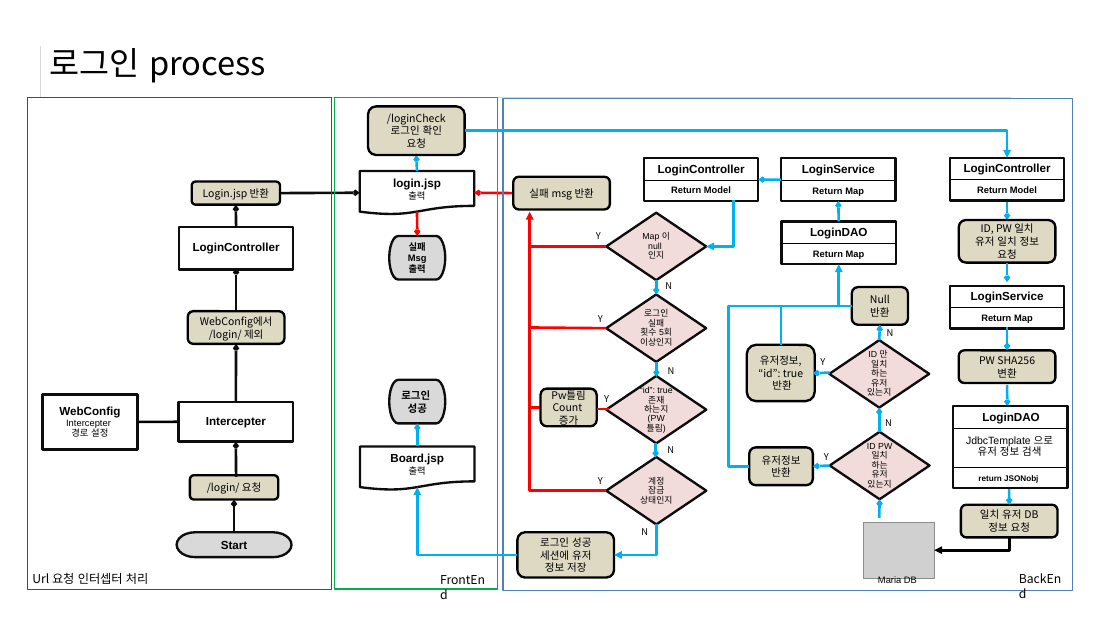
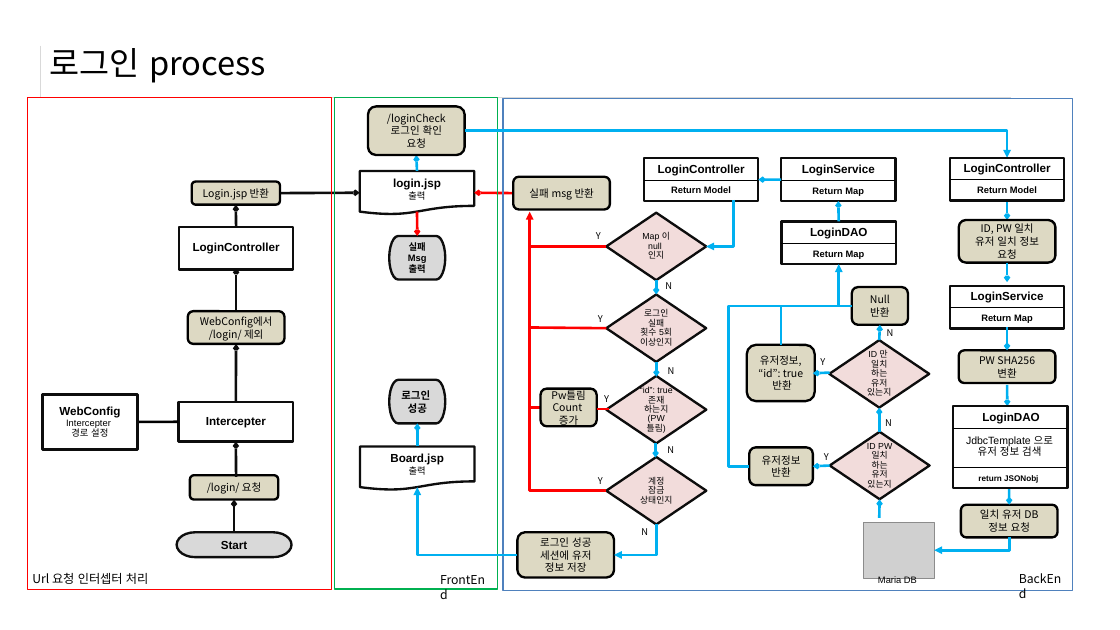
Before and after one commit to sujin9335/ERD, a slide deck: slide 5 of 김수진4.pptx. Drawn at 1120x630 pixels with LibreOffice and Linux fonts; fonts in the diff are those of the drawing; grey boxes stand for pictures. Boxes give left, top, right and bottom in pixels: in the first picture for what was removed or moved away, otherwise in the second. Text is boxed around its words. In the diff, an @@ line names an element or a change of style, - is before the commit and + after.

```diff
--- a/김수진4.pptx
+++ b/김수진4.pptx
@@ elbow arrow (1009, 538) - (934, 550): stroke #000000 2.25 pt to #00B0F0 2.25 pt @@
```
Also in this commit, not shown: 4 other slides changed, 1 slide added, 1 slide removed, 3 other files.
